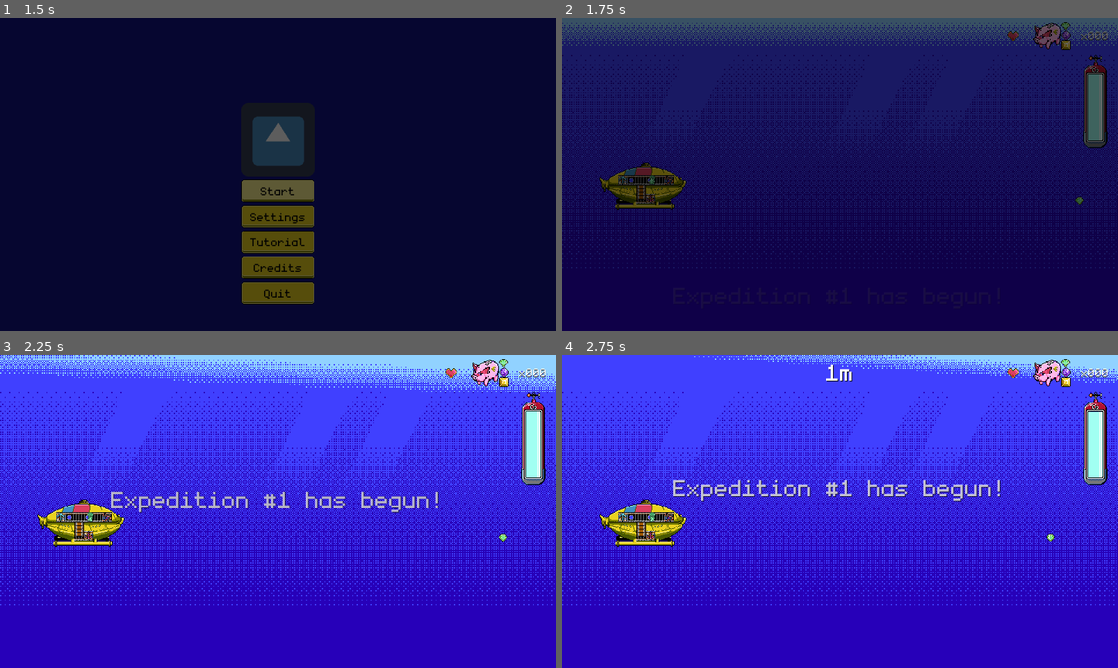
Above: before the commit, frames 1-4 (two rows, left to right).
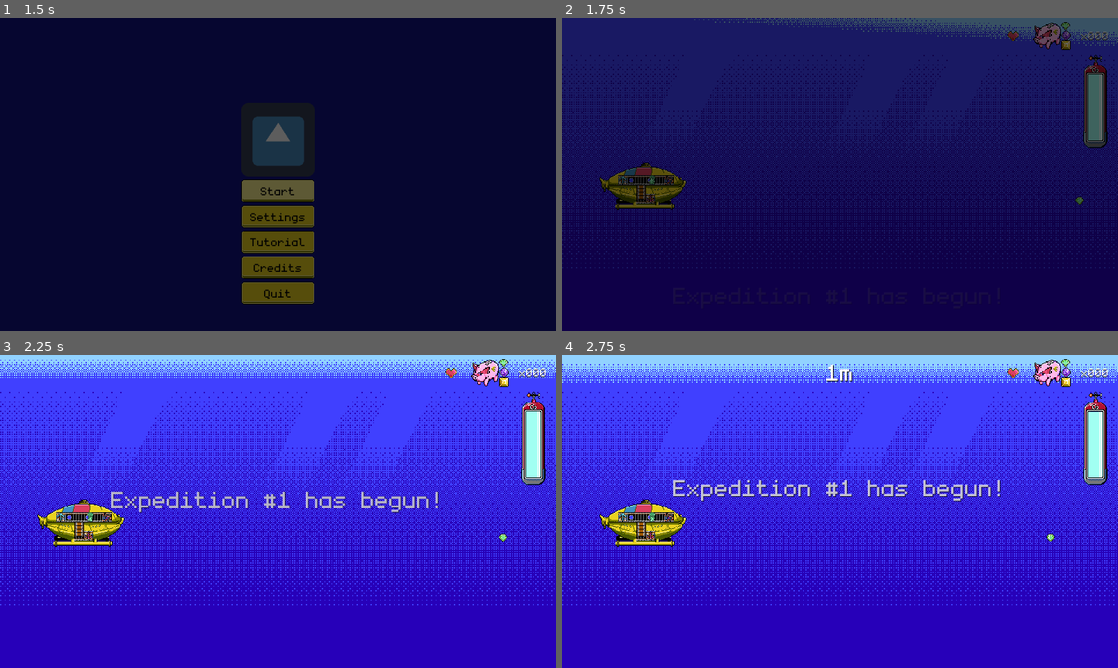
Above: after the commit, the same moments.

Repository: dmitriy-shmilo/gwj41
Game: Godot game, scene res://splash_screen/splash_screen.tscn
The game is run twice, just before and just after one commit, with the same random seed, the same clock (stepped at 60 frames per second) and the same inputs. The engine's default icon, where the game draws it, is replaced by a stand-in: a white triangle on a blue panel in a dark square. Sound files missing from this copy of the repository are replaced by a short silence.
Inputs (mouse positions are in pixels of both pictures, inside the frame that each line leads up to):
- Up to frame 1 (1.5 s): tap Enter at 0.5 s; move the mouse to (400, 158) at 0.52 s; hold D (ui_right) 0.53-1.25 s; tap Space (ui_accept) at 0.77 s; click "Start" at 1.25 s
- Up to frame 2 (1.75 s): no input
- Up to frame 3 (2.25 s): move the mouse to (166, 527) at 2.02 s; hold S (ui_down) from 2.03 s (still down)
- Up to frame 4 (2.75 s): keep holding S (ui_down); tap Space (ui_accept) at 2.27 s

Frame 1 is identical in both runs. In frame 2, 3.3% of the frame differs, in the area x 0-100%, y 0-9%; in frame 3, 1.7%; in frame 4, 3.8%.

Commit message:
Powerup GUI and icons.

Diff:
--- a/src/data/powerups/hp_up.tres
+++ b/src/data/powerups/hp_up.tres
@@ -1,9 +1,15 @@
-[gd_resource type="Resource" load_steps=2 format=2]
+[gd_resource type="Resource" load_steps=4 format=2]
 
 [ext_resource path="res://data/powerups/powerup.gd" type="Script" id=1]
+[ext_resource path="res://assets/art/ui.png" type="Texture" id=2]
+
+[sub_resource type="AtlasTexture" id=1]
+atlas = ExtResource( 2 )
+region = Rect2( 256, 256, 64, 64 )
 
 [resource]
 script = ExtResource( 1 )
 type = 3
 title = "txt_power_hp_up"
 strength = 1.0
+icon = SubResource( 1 )
--- a/src/data/powerups/oxygen_up.tres
+++ b/src/data/powerups/oxygen_up.tres
@@ -1,9 +1,15 @@
-[gd_resource type="Resource" load_steps=2 format=2]
+[gd_resource type="Resource" load_steps=4 format=2]
 
 [ext_resource path="res://data/powerups/powerup.gd" type="Script" id=1]
+[ext_resource path="res://assets/art/ui.png" type="Texture" id=2]
+
+[sub_resource type="AtlasTexture" id=1]
+atlas = ExtResource( 2 )
+region = Rect2( 256, 320, 64, 64 )
 
 [resource]
 script = ExtResource( 1 )
 type = 2
 title = "txt_power_oxygen_up"
 strength = 30.0
+icon = SubResource( 1 )
--- a/src/data/powerups/speed_down.tres
+++ b/src/data/powerups/speed_down.tres
@@ -1,9 +1,15 @@
-[gd_resource type="Resource" load_steps=2 format=2]
+[gd_resource type="Resource" load_steps=4 format=2]
 
 [ext_resource path="res://data/powerups/powerup.gd" type="Script" id=1]
+[ext_resource path="res://assets/art/ui.png" type="Texture" id=2]
+
+[sub_resource type="AtlasTexture" id=1]
+atlas = ExtResource( 2 )
+region = Rect2( 320, 448, 64, 64 )
 
 [resource]
 script = ExtResource( 1 )
 type = 1
 title = "txt_power_speed_down"
 strength = -15.0
+icon = SubResource( 1 )
--- a/src/data/powerups/speed_up.tres
+++ b/src/data/powerups/speed_up.tres
@@ -1,9 +1,15 @@
-[gd_resource type="Resource" load_steps=2 format=2]
+[gd_resource type="Resource" load_steps=4 format=2]
 
 [ext_resource path="res://data/powerups/powerup.gd" type="Script" id=1]
+[ext_resource path="res://assets/art/ui.png" type="Texture" id=2]
+
+[sub_resource type="AtlasTexture" id=1]
+atlas = ExtResource( 2 )
+region = Rect2( 256, 448, 64, 64 )
 
 [resource]
 script = ExtResource( 1 )
 type = 1
 title = "txt_power_speed_up"
 strength = 50.0
+icon = SubResource( 1 )
--- a/src/data/powerups/vspeed_up.tres
+++ b/src/data/powerups/vspeed_up.tres
@@ -1,9 +1,15 @@
-[gd_resource type="Resource" load_steps=2 format=2]
+[gd_resource type="Resource" load_steps=4 format=2]
 
 [ext_resource path="res://data/powerups/powerup.gd" type="Script" id=1]
+[ext_resource path="res://assets/art/ui.png" type="Texture" id=2]
+
+[sub_resource type="AtlasTexture" id=1]
+atlas = ExtResource( 2 )
+region = Rect2( 256, 384, 64, 64 )
 
 [resource]
 script = ExtResource( 1 )
 type = 4
 title = "txt_power_vspeed_up"
 strength = 50.0
+icon = SubResource( 1 )
--- a/src/game_screen/game_screen.tscn
+++ b/src/game_screen/game_screen.tscn
@@ -124,7 +124,15 @@
 "values": [ Color( 1, 1, 1, 1 ), Color( 1, 0.960784, 0, 0.156863 ) ]
 }
 
-[sub_resource type="RectangleShape2D" id=1]
+[sub_resource type="AtlasTexture" id=37]
+atlas = ExtResource( 7 )
+region = Rect2( 336, 128, 80, 80 )
+
+[sub_resource type="AtlasTexture" id=1]
+atlas = ExtResource( 7 )
+region = Rect2( 256, 256, 64, 64 )
+
+[sub_resource type="RectangleShape2D" id=38]
 extents = Vector2( 957.241, 10 )
 
 [node name="GameScreen" type="Node2D"]
@@ -138,6 +146,7 @@
 
 [node name="OceanTop" type="AnimatedSprite" parent="."]
 frames = SubResource( 18 )
+frame = 9
 playing = true
 centered = false
 
@@ -148,6 +157,8 @@
 
 [node name="Gui" type="Node" parent="."]
 script = ExtResource( 5 )
+
+[node name="PowerupTween" type="Tween" parent="Gui"]
 
 [node name="RunTitleTween" type="Tween" parent="Gui"]
 
@@ -291,13 +302,56 @@
 anims/RESET = SubResource( 35 )
 anims/blink = SubResource( 36 )
 
-[node name="PowerupLabel" type="Label" parent="Gui"]
+[node name="PowerupContainer" type="Control" parent="Gui"]
+margin_top = -122.0
+margin_right = 374.0
+__meta__ = {
+"_edit_use_anchors_": false
+}
+
+[node name="PowerupDescription" type="Label" parent="Gui/PowerupContainer"]
+margin_left = 100.0
+margin_top = 56.0
+margin_right = 288.0
+margin_bottom = 91.0
+theme = ExtResource( 2 )
+custom_colors/font_color_shadow = Color( 0, 0, 0, 1 )
+__meta__ = {
+"_edit_use_anchors_": false
+}
+
+[node name="PowerupTitle" type="Label" parent="Gui/PowerupContainer"]
+margin_left = 100.0
+margin_top = 25.0
+margin_right = 292.0
+margin_bottom = 60.0
+theme = ExtResource( 2 )
+custom_colors/font_color_shadow = Color( 0, 0, 0, 1 )
+text = "ui_powerup_title"
+__meta__ = {
+"_edit_use_anchors_": false
+}
+
+[node name="PowerupBackground" type="TextureRect" parent="Gui/PowerupContainer"]
 margin_left = 16.0
 margin_top = 16.0
-margin_right = 112.0
-margin_bottom = 51.0
-theme = ExtResource( 2 )
-custom_colors/font_color_shadow = Color( 0, 0, 0, 1 )
+margin_right = 96.0
+margin_bottom = 96.0
+texture = SubResource( 37 )
+__meta__ = {
+"_edit_use_anchors_": false
+}
+
+[node name="PowerupIcon" type="TextureRect" parent="Gui/PowerupContainer/PowerupBackground"]
+anchor_left = 0.5
+anchor_top = 0.5
+anchor_right = 0.5
+anchor_bottom = 0.5
+margin_left = -32.0
+margin_top = -32.0
+margin_right = 32.0
+margin_bottom = 32.0
+texture = SubResource( 1 )
 __meta__ = {
 "_edit_use_anchors_": false
 }
--- a/src/game_screen/gui.gd
+++ b/src/game_screen/gui.gd
@@ -9,7 +9,10 @@
 onready var _lives_container: HBoxContainer = $"LivesContainer"
 onready var _run_title_label: Label = $"RunTitleLabel"
 onready var _run_title_tween: Tween = $"RunTitleTween"
-onready var _powerup_label: Label = $"PowerupLabel"
+onready var _powerup_tween: Tween = $"PowerupTween"
+onready var _powerup_container: Control = $"PowerupContainer"
+onready var _powerup_description: Label = $"PowerupContainer/PowerupDescription"
+onready var _powerup_icon: TextureRect = $"PowerupContainer/PowerupBackground/PowerupIcon"
 onready var _oxygen_effect_player: AnimationPlayer = $"OxygenBackground/OxygenProgress/EffectPlayer"
 
 func show_run_title(text: String) -> void:
@@ -79,11 +82,27 @@
 
 
 func update_powerup(powerup: Powerup) -> void:
+	_powerup_tween.stop_all()
+	_powerup_tween.interpolate_property(_powerup_container,
+		"rect_position",
+		_powerup_container.rect_position, Vector2(0, -_powerup_container.rect_size.y),
+		0.25, Tween.TRANS_LINEAR, Tween.EASE_IN_OUT)
+	_powerup_tween.start()
+
+	yield(_powerup_tween, "tween_all_completed")
+
 	if powerup == null:
-		_powerup_label.text = ""
+		_powerup_description.text = ""
+		_powerup_icon.texture = null
 		return
 
-	_powerup_label.text = tr(powerup.title)
+	_powerup_tween.interpolate_property(_powerup_container,
+		"rect_position",
+		_powerup_container.rect_position, Vector2.ZERO,
+		0.25, Tween.TRANS_LINEAR, Tween.EASE_IN_OUT)
+	_powerup_description.text = tr(powerup.title)
+	_powerup_icon.texture = powerup.icon
+	_powerup_tween.start()
 
 
 func _on_PauseContainer_visibility_changed() -> void:
--- a/src/tr_keys.csv
+++ b/src/tr_keys.csv
@@ -21,6 +21,7 @@
 ui_quit,Quit,Выход
 ui_shop_title,"Upgrades","Улучшения"
 ui_new_run,"Descend Again","Погрузиться Снова"
+ui_powerup_title,"Powerup:","Бонус:"
 key_ui_up,Up,Вверх
 key_ui_down,Down,Вниз
 key_ui_left,Left,Влево
@@ -44,7 +45,8 @@
 txt_action_hint_unknown,"[%s] to activate","[%s] активировать"
 txt_action_hint_ascend,"[%s] to ascend","[%s] всплытие"
 txt_action_hint_descend,"[%s] to descend","[%s] погружение"
-txt_action_hint_special,"[%s] to use powerup","[%s] использовать предмет"
+txt_action_hint_special,"[%s] to use powerup","[%s] использовать бонус"
+txt_action_hint_no_special,"No powerup to use","Нет бонуса для использования"
 txt_power_hp_up,"+1 hp","+1 hp"
 txt_power_speed_up,"speed up","ускорение"
 txt_power_speed_down,"slow down","замедление"
Binary file changed: src/assets/art/ui.aseprite
Binary file changed: src/assets/art/ui.png
Not shown: 2 places in src/game_screen/game_screen.tscn that only renumber resources
